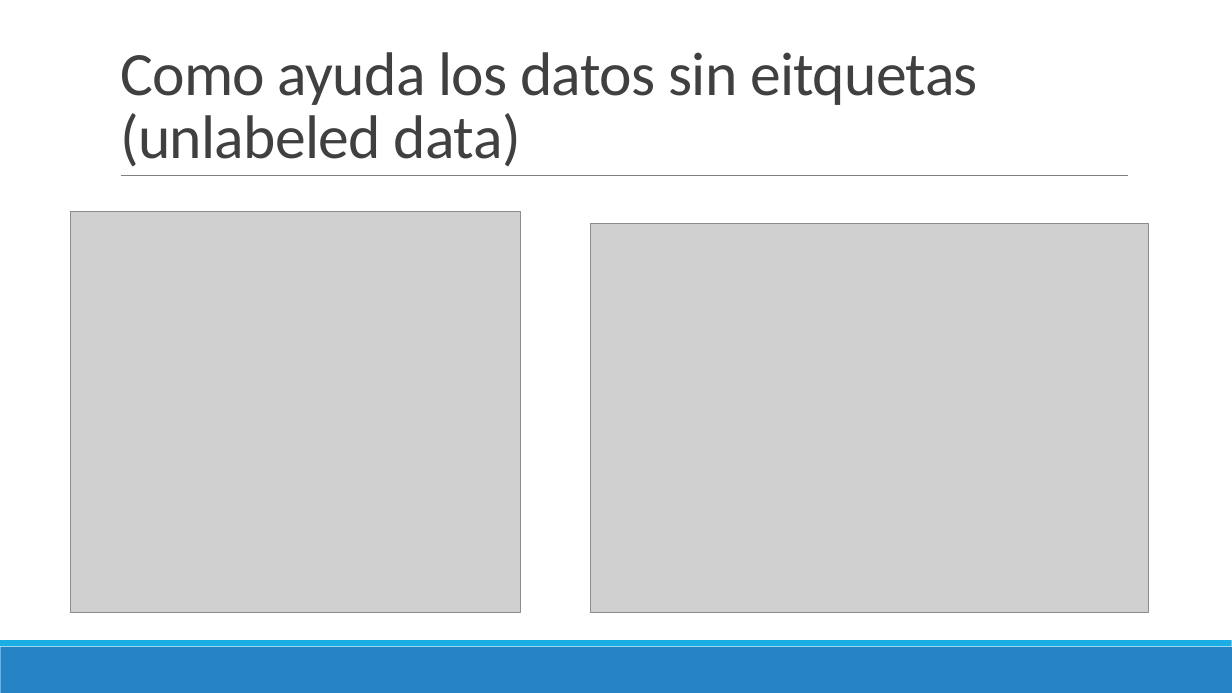
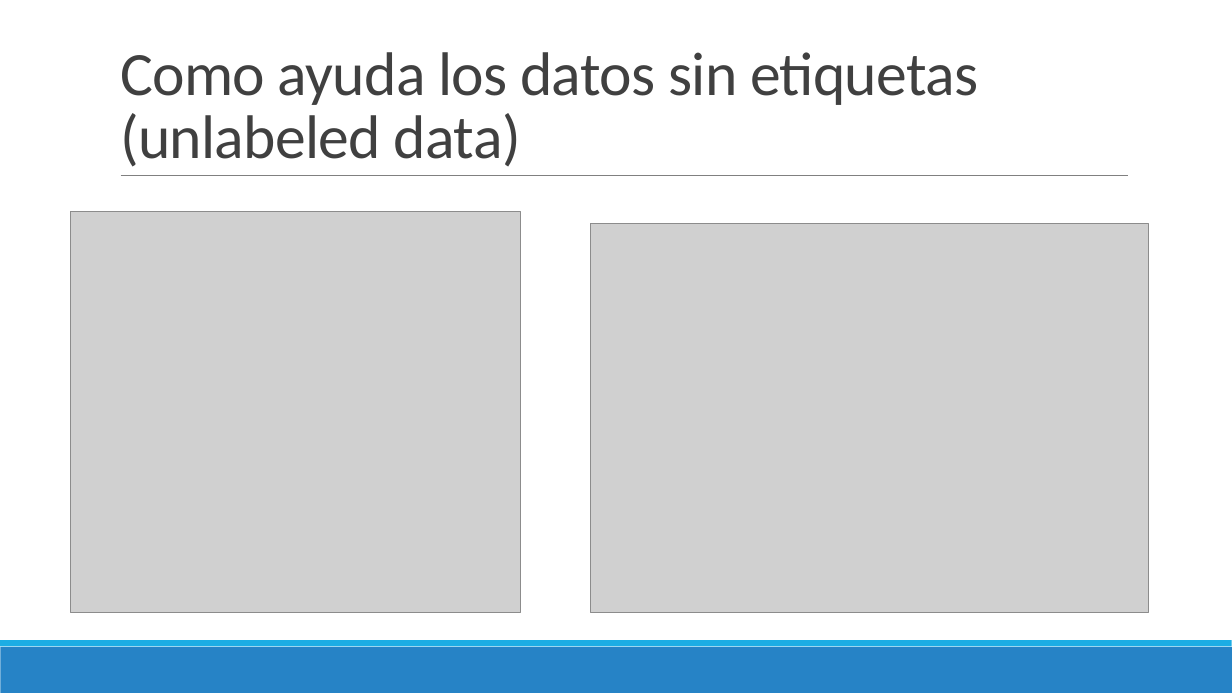
Before and after one commit to AlejoCR/Inv_Corta_III_Semisupervised_learning, a slide deck: slide 5 of investigacion_corta_III_semi_supervised_self_supervised.pptx. Drawn at 1232x693 pixels with LibreOffice and Linux fonts; fonts in the diff are those of the drawing; grey boxes stand for pictures. Boxes give left, top, right and bottom in pixels: in the first picture for what was removed or moved away, otherwise in the second. Text is boxed around its words. In the diff, an @@ line names an element or a change of style, - is before the commit and + after.

```diff
--- a/investigacion_corta_III_semi_supervised_self_supervised.pptx
+++ b/investigacion_corta_III_semi_supervised_self_supervised.pptx
@@ title at (x1=120, y1=52, x2=978, y2=167): text changed @@
-Como ayuda los datos sin eitquetas (unlabeled data)
+Como ayuda los datos sin etiquetas (unlabeled data)
```
Also in this commit, not shown: 7 other slides changed, 1 other file.
